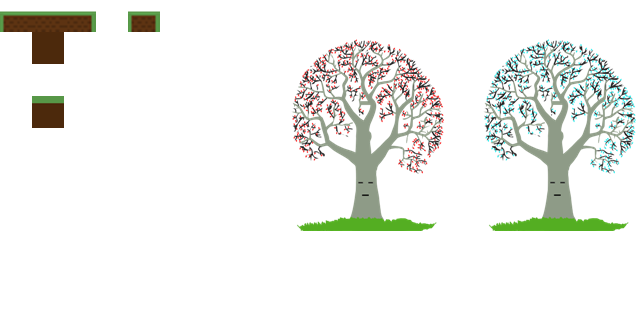
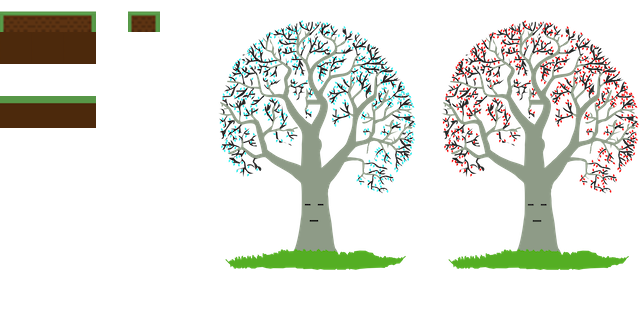
Two versions of the same layered image (640x320). Layer-by-layer changes:
added layer "Pasted Layer" above "Fundo" over [0, 32, 32, 64]
painted on "Fundo" over [0, 20, 639, 270]
